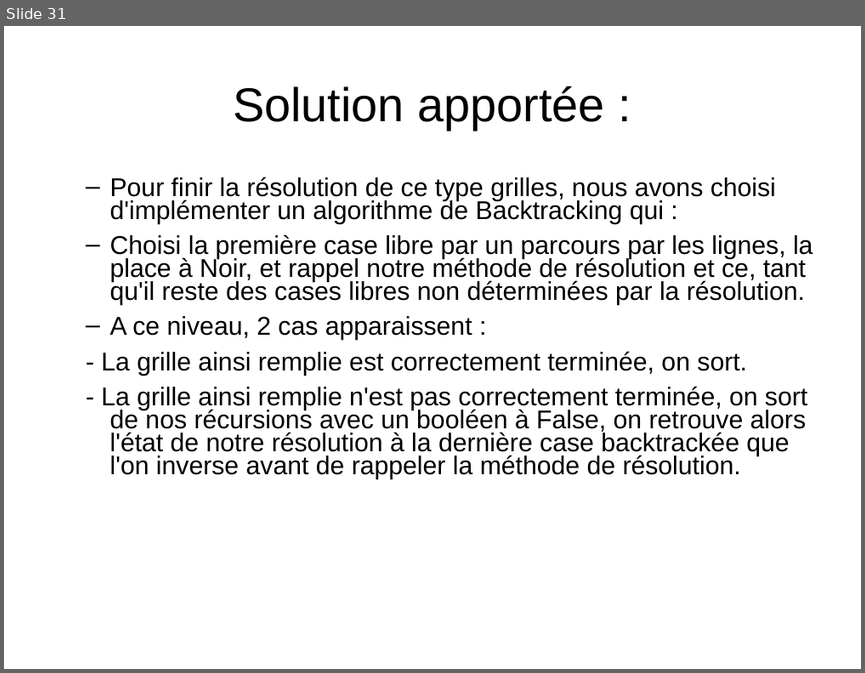
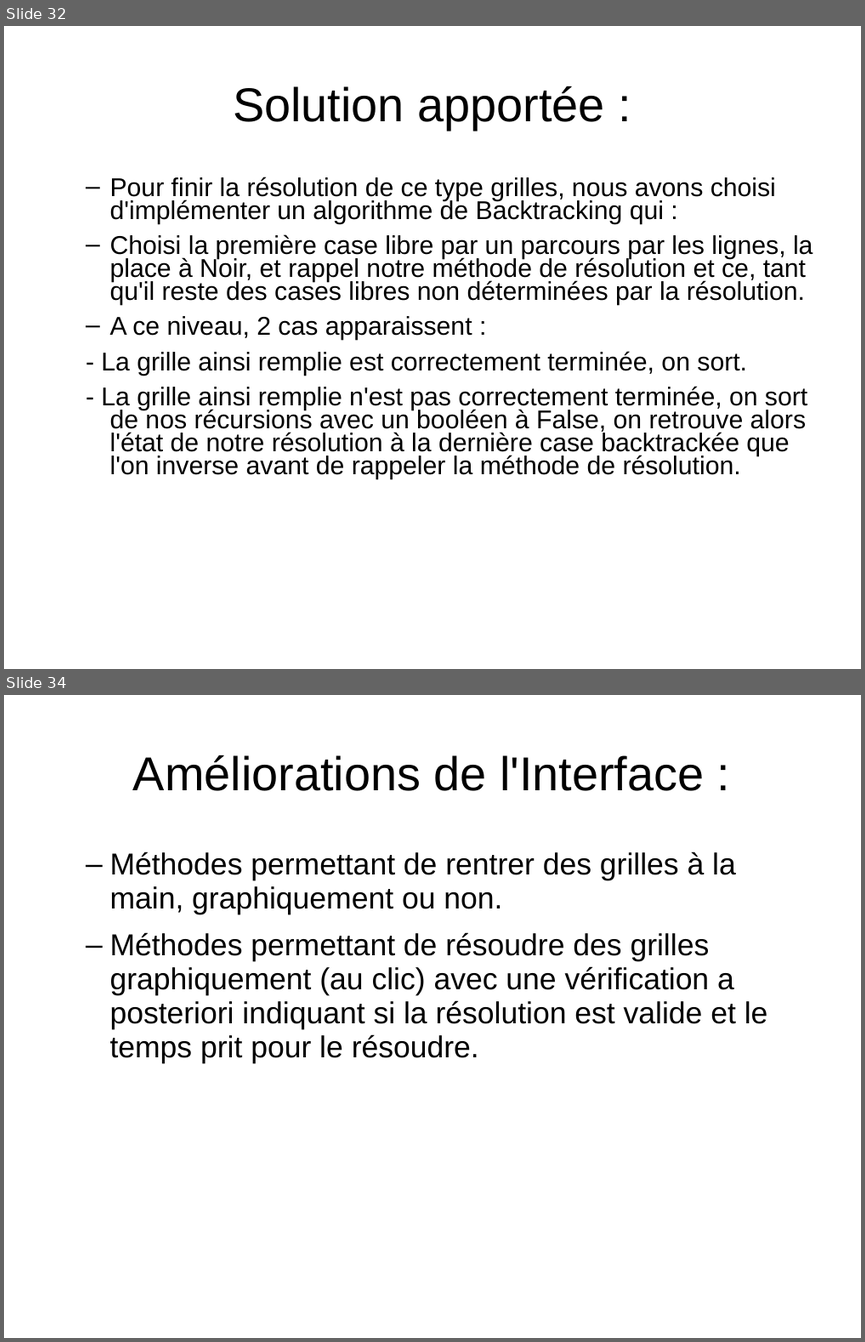
Before and after one commit to benaisc/Picross, a slide deck: Picross1.odp. Shown one above the other, each under a label of ours: slide 31 before the commit, slides 32 and 34 after it; the slides between them are not shown. The pictures are 865x673 and 865x1342 pixels, drawn with LibreOffice and Linux fonts; fonts in the diff are those of the drawing. Boxes give left, top, right and bottom in pixels: in the first picture for what was removed or moved away, otherwise in the second. Text is boxed around its words. In the diff, an @@ line names an element or a change of style, - is before the commit and + after.

```diff
--- a/Picross1.odp
+++ b/Picross1.odp
@@ slide 34 added at (4,695,861,1338), background #FFFFFF @@
@@ title added at (133,755,704,791), 44 pt, text #000000 @@
+Améliorations de l'Interface :
@@ text added at (110,851,768,1063), 28 pt, text #000000 @@
+  – Méthodes permettant de rentrer des grilles à la main, graphiquement ou non.
+  – Méthodes permettant de résoudre des grilles graphiquement (au clic) avec une vérification a posteriori indiquant si la résolution est valide et le temps prit pour le résoudre.
@@ what was slide 31 is now slide 32 @@
```
Also in this commit, not shown: 2 other slides added, 4 slides removed.
